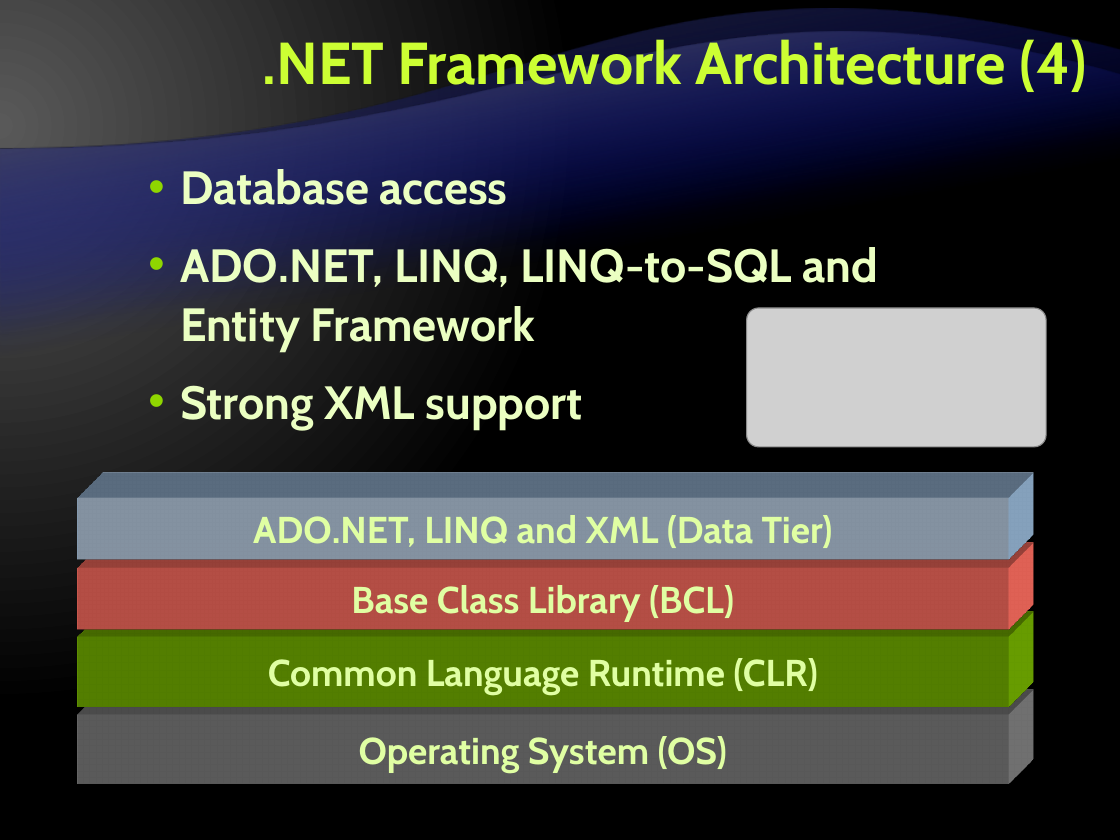
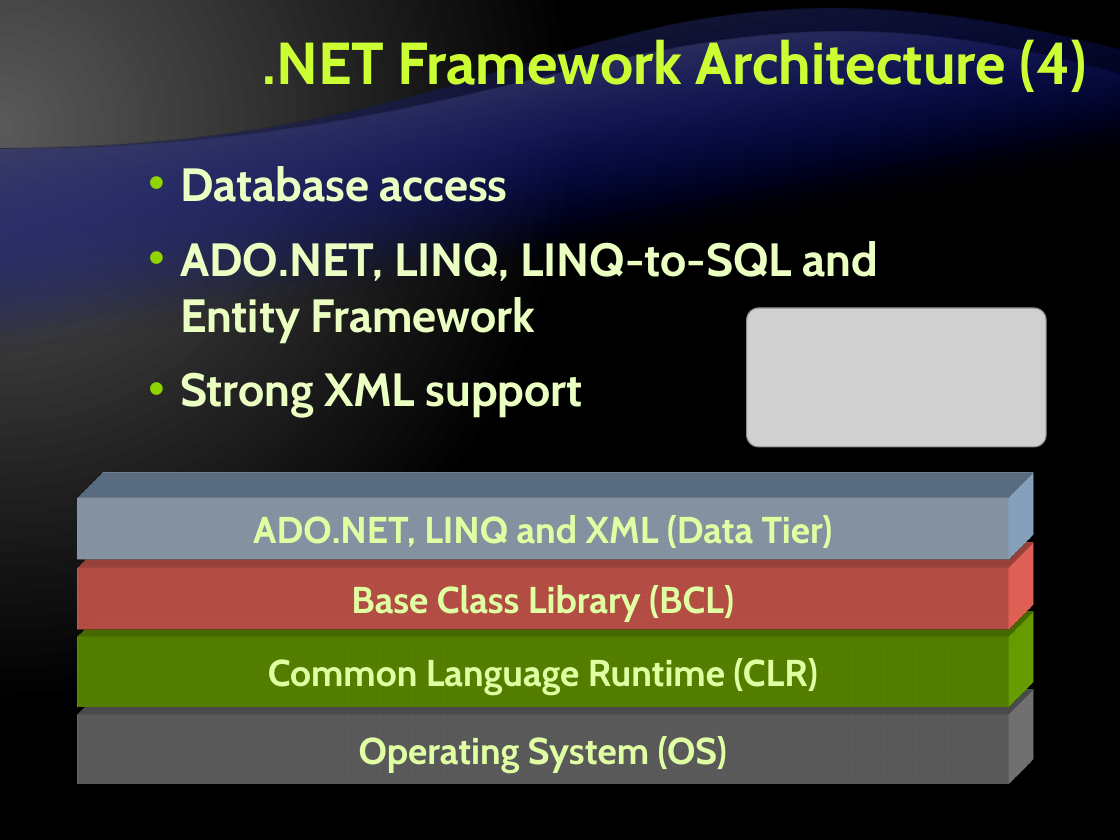
Before and after one commit to Graveheart/aspnetcourse, a slide deck: slide 11 of 2010/lectures/1. .NET Framework Overview.pptx. Drawn at 1120x840 pixels with LibreOffice and Linux fonts; fonts in the diff are those of the drawing; grey boxes stand for pictures; background and template pictures are left out. Boxes give left, top, right and bottom in pixels: in the first picture for what was removed or moved away, otherwise in the second. Text is boxed around its words. In the diff, an @@ line names an element or a change of style, - is before the commit and + after.

```diff
--- a/2010/lectures/1. .NET Framework Overview.pptx
+++ b/2010/lectures/1. .NET Framework Overview.pptx
@@ text "Database access" at [180, 166, 879, 418]: line spacing 38pt to 1 @@
```
Also in this commit, not shown: 22 other slides changed.
